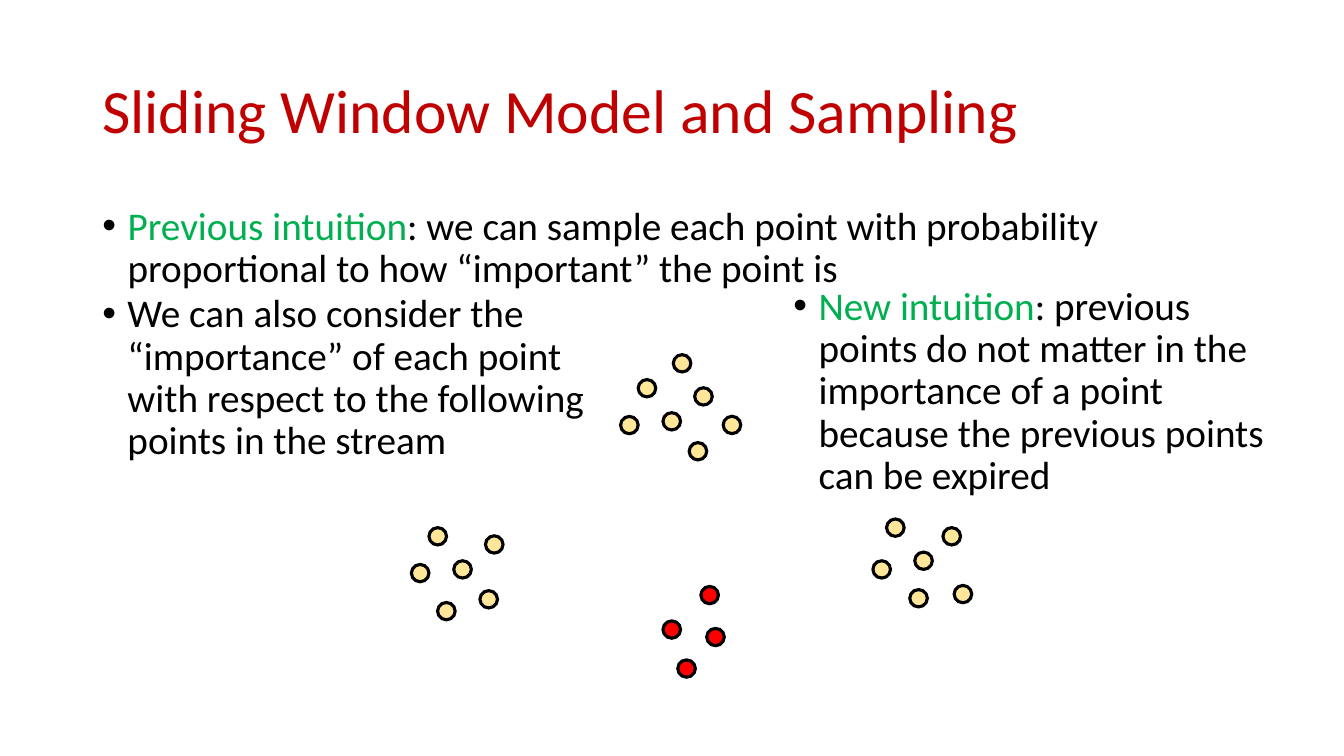
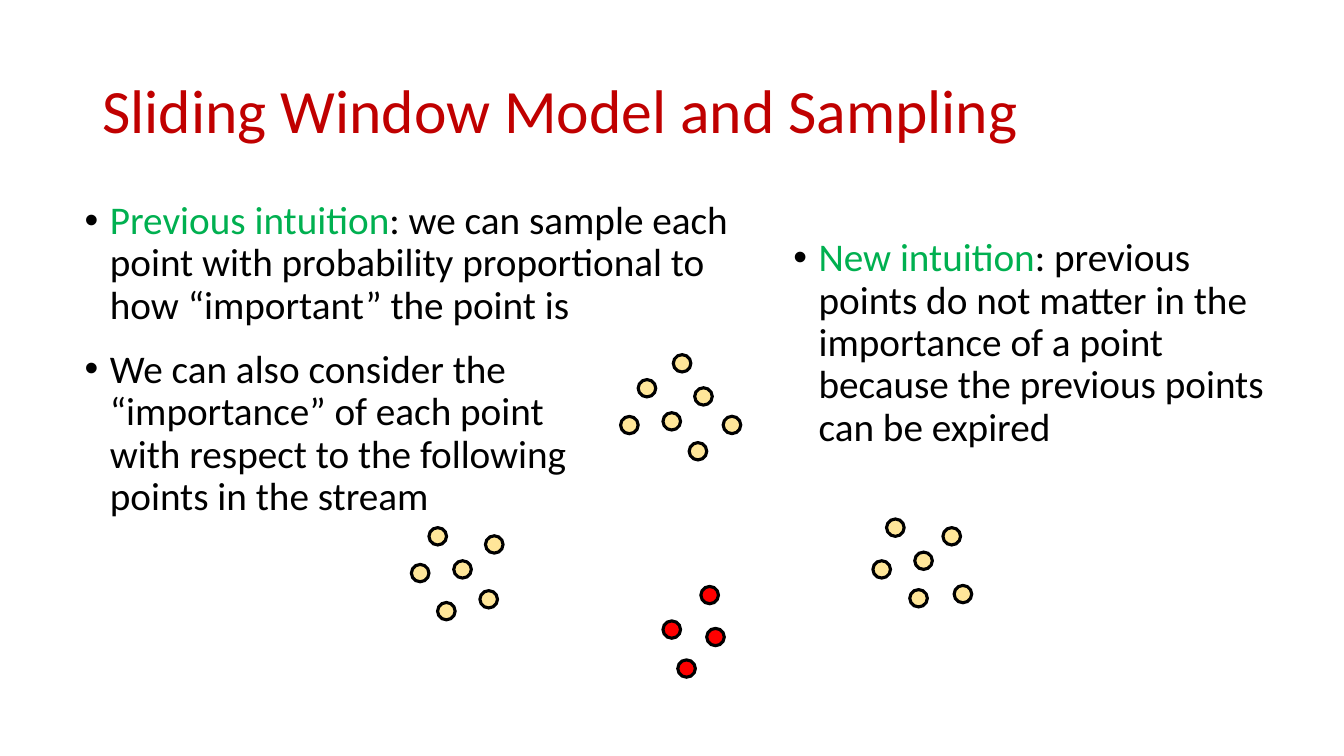
Before and after one commit to samsonzhou/samsonzhou.github.io, a slide deck: slide 86 of other-talks/Near-Optimal k-Clustering in the Sliding Window Model.pptx (slide 55 before the commit). Drawn at 1344x756 pixels with LibreOffice and Linux fonts; fonts in the diff are those of the drawing. Boxes give left, top, right and bottom in pixels: in the first picture for what was removed or moved away, otherwise in the second. Text is boxed around its words. In the diff, an @@ line names an element or a change of style, - is before the commit and + after.

```diff
--- a/other-talks/Near-Optimal k-Clustering in the Sliding Window Model.pptx
+++ b/other-talks/Near-Optimal k-Clustering in the Sliding Window Model.pptx
@@ text "Previous intuition: we can sample ..." rewrapped from (x1=128, y1=212, x2=1098, y2=289) to (x1=110, y1=206, x2=727, y2=326) @@
@@ text "New intuition: previous points do ..." moved from (x1=819, y1=293, x2=1264, y2=496) to (x1=819, y1=244, x2=1264, y2=448) @@
@@ text "We can also consider the ..." moved from (x1=127, y1=299, x2=584, y2=461) to (x1=110, y1=355, x2=566, y2=517) @@
```
Also in this commit, not shown: 1 other slide changed, 33 slides added.
